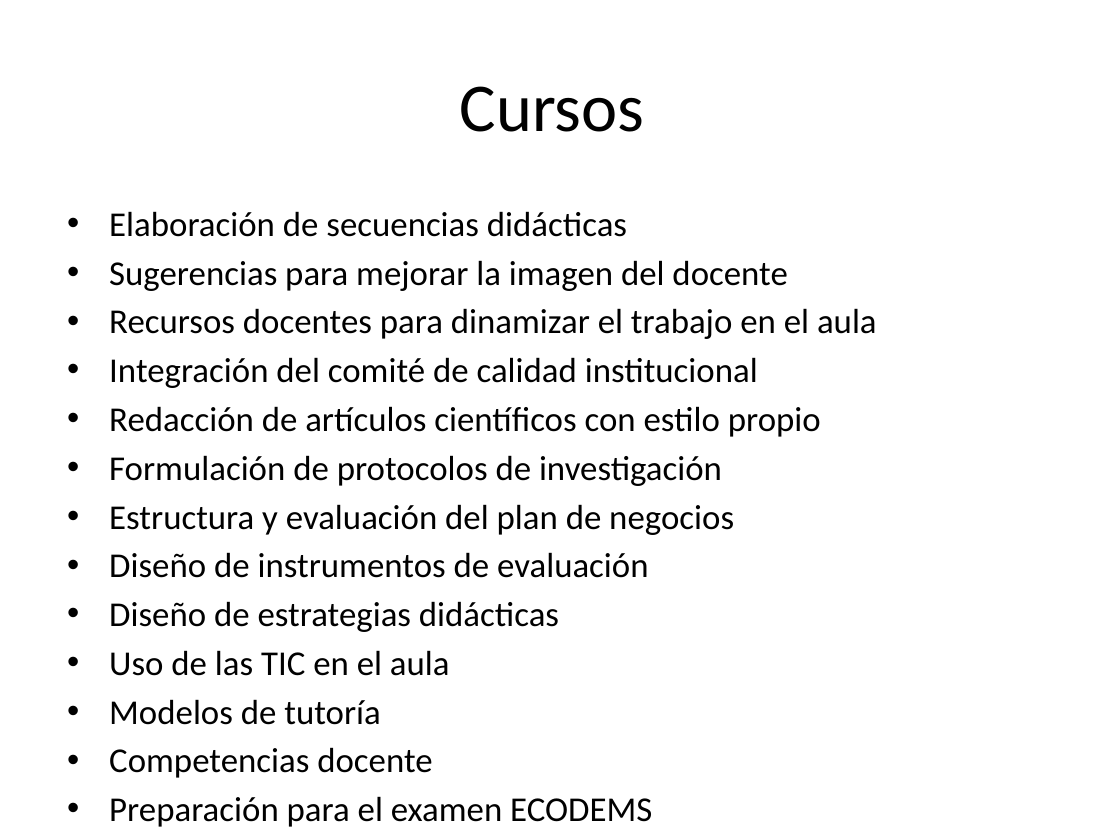
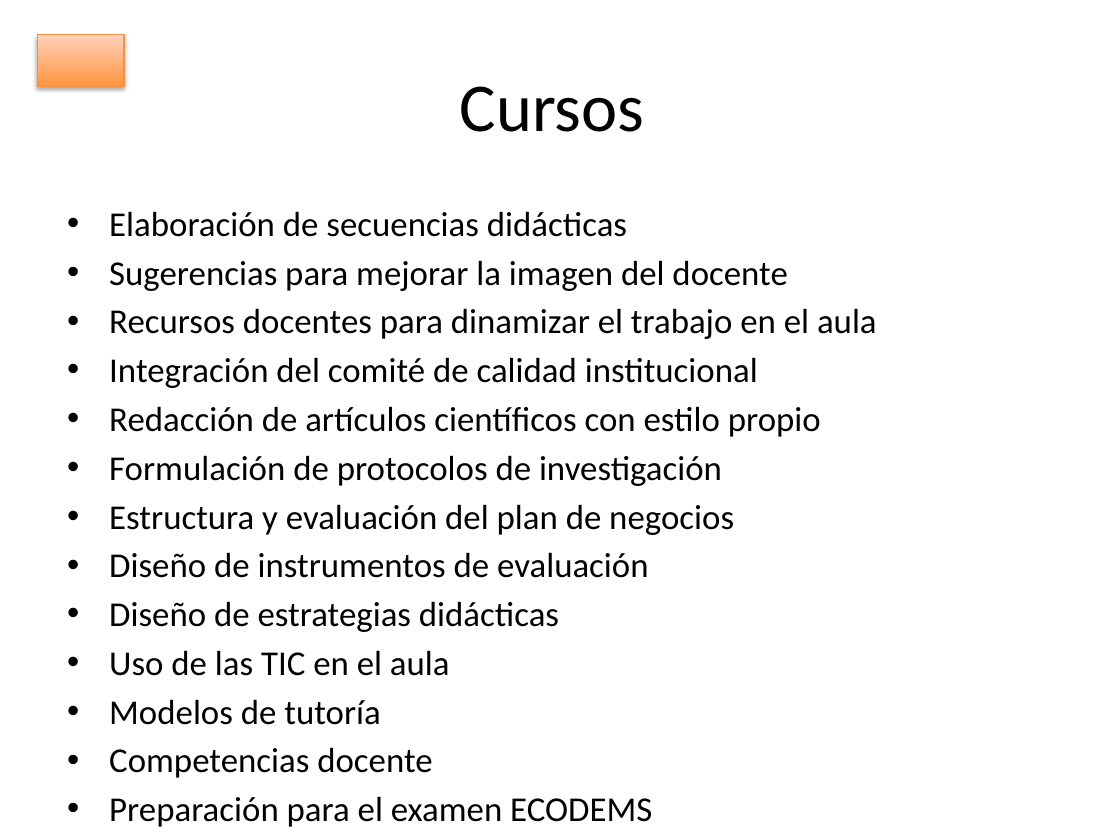
Before and after one commit to jonpalma/konkura, a slide deck: slide 19 of info/Info- Pagina de internet.pptx. Drawn at 1120x840 pixels with LibreOffice and Linux fonts; fonts in the diff are those of the drawing. Boxes give left, top, right and bottom in pixels: in the first picture for what was removed or moved away, otherwise in the second. Text is boxed around its words. In the diff, an @@ line names an element or a change of style, - is before the commit and + after.

```diff
--- a/info/Info- Pagina de internet.pptx
+++ b/info/Info- Pagina de internet.pptx
@@ rectangle added at (37, 35, 124, 86), fill gradient #FF953E to #FFD2BD, outline #F69240 0.75 pt @@
```
Also in this commit, not shown: 13 other slides changed, 9 other files.
